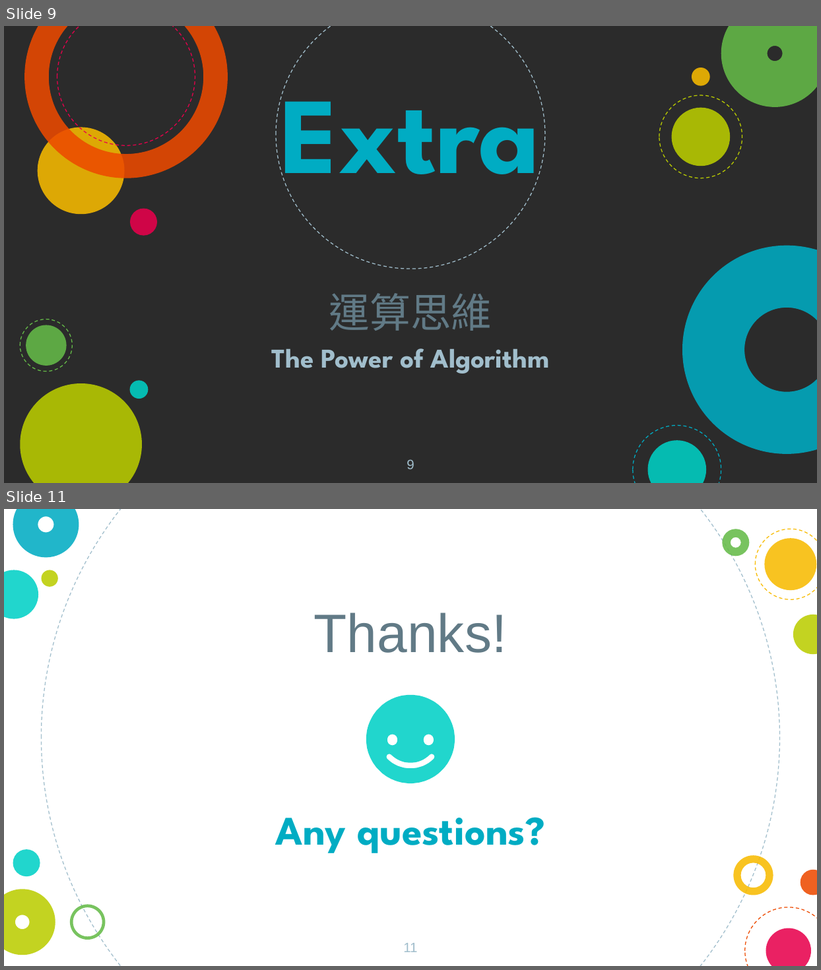
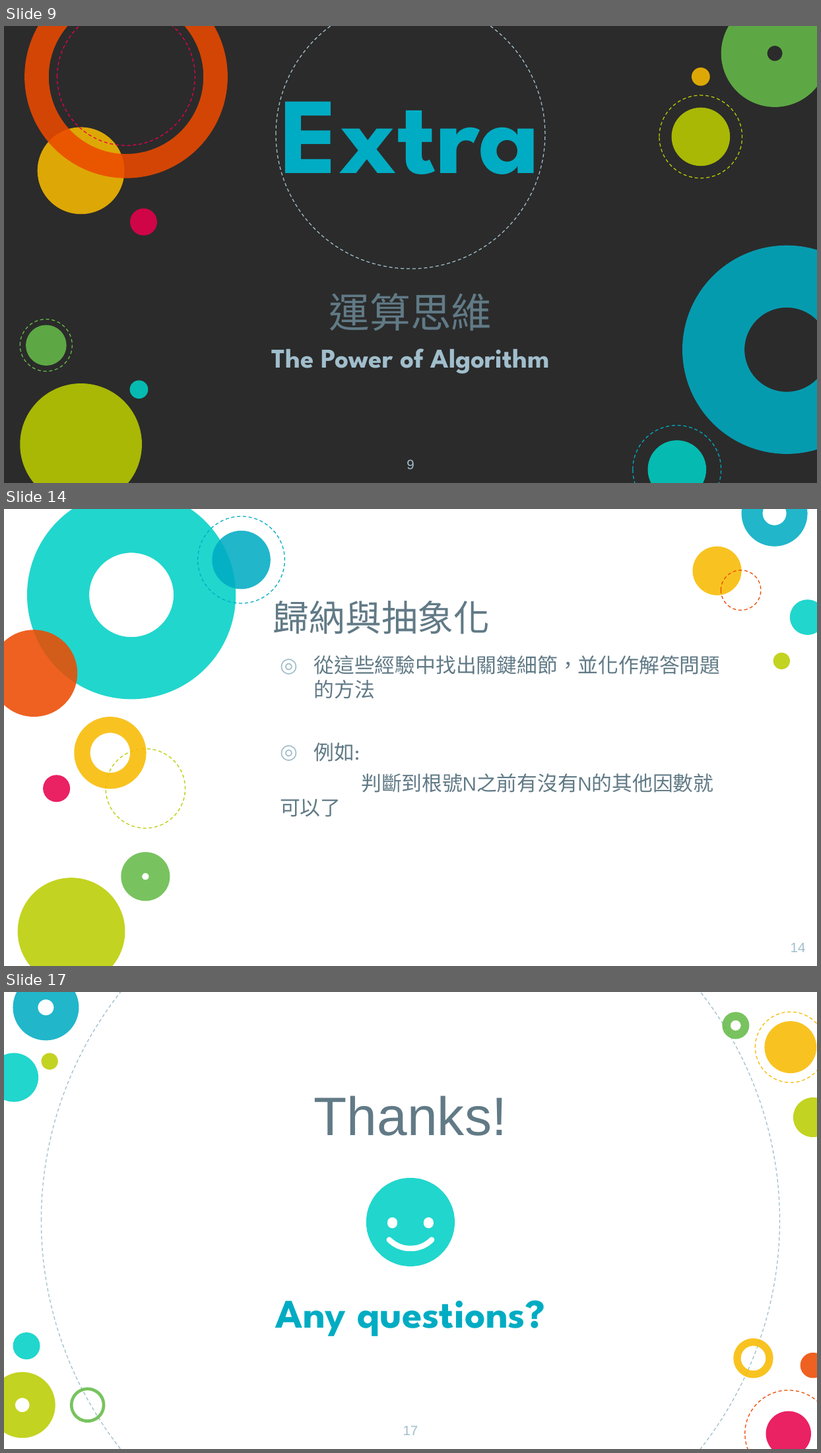
Before and after one commit to goder7015/python_edu, a slide deck: 簡報/day3b.pptx. Shown one above the other, each under a label of ours: slides 9 and 11 before the commit, slides 9, 14 and 17 after it; the slides between them are not shown. The pictures are 821x970 and 821x1453 pixels, drawn with LibreOffice and Linux fonts; fonts in the diff are those of the drawing; background and template pictures are left out; a plain dark background stands for a picture behind light text. Boxes give left, top, right and bottom in pixels: in the first picture for what was removed or moved away, otherwise in the second. Text is boxed around its words. In the diff, an @@ line names an element or a change of style, - is before the commit and + after.

```diff
--- a/簡報/day3b.pptx
+++ b/簡報/day3b.pptx
@@ slide 14 added at (4,509,817,966), background picture (left out) @@
@@ donut added at (26,509,236,699), fill #00D1C6 at 87% opacity @@
@@ ellipse added at (197,516,284,603), outline #00ACC3 0.75 pt dashed @@
@@ donut added at (741,509,807,547), fill #00ACC3 at 87% opacity @@
@@ ellipse added at (212,531,271,590), fill #00ACC3 at 87% opacity @@
@@ ellipse added at (693,547,741,595), fill #F8BB00 at 87% opacity @@
@@ ellipse added at (721,570,761,610), outline #ED4A00 0.75 pt dashed @@
@@ title added at (273,601,490,634), 32 pt, text #617A86 @@
+歸納與抽象化
@@ ellipse added at (790,600,817,635), fill #00D1C6 at 87% opacity @@
@@ ellipse added at (4,630,77,717), fill #ED4A00 at 87% opacity @@
@@ text added at (314,656,720,793), 18 pt, text #617A86 @@
+◎ 從這些經驗中找出關鍵細節，並化作解答問題的方法
+◎ 例如:
+判斷到根號N之前有沒有N的其他因數就可以了
@@ ellipse added at (773,653,790,670), fill #BBCD00 at 87% opacity @@
@@ donut added at (74,717,147,789), fill #F8BB00 at 87% opacity @@
@@ ellipse added at (106,749,186,828), outline #BBCD00 0.75 pt dashed @@
@@ ellipse added at (43,775,70,802), fill #E8004C at 87% opacity @@
@@ donut added at (121,852,170,901), fill #65BB48 at 87% opacity @@
@@ ellipse added at (18,878,125,966), fill #BBCD00 at 87% opacity @@
@@ page number added at (791,943,806,953), 12 pt, text #A1BECC @@
+14
@@ what was slide 11 is now slide 17 @@
@@ page number at (403,1426,418,1436): text changed @@
-11
+17
```
Also in this commit, not shown: 1 slide changed, 5 other slides added.
